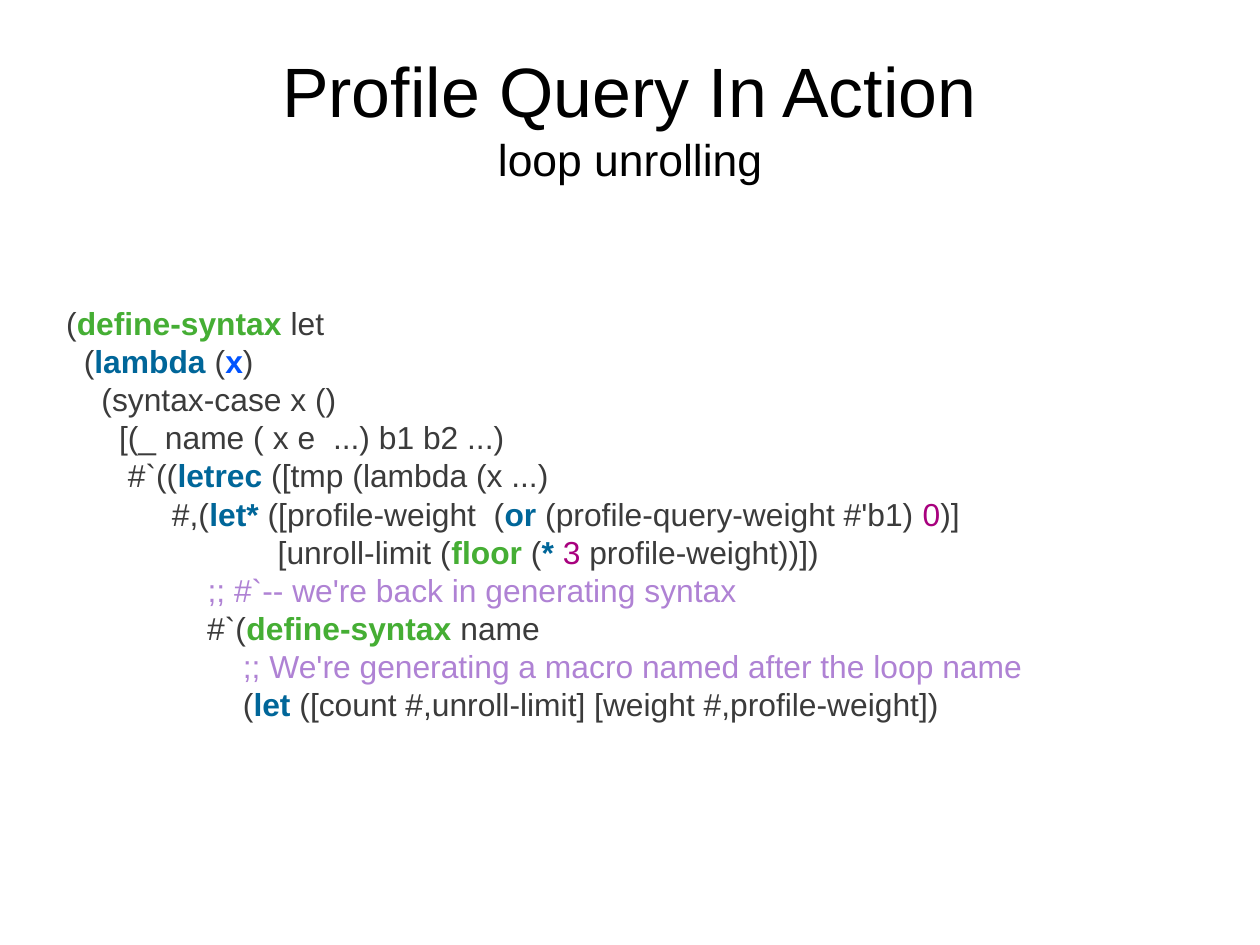
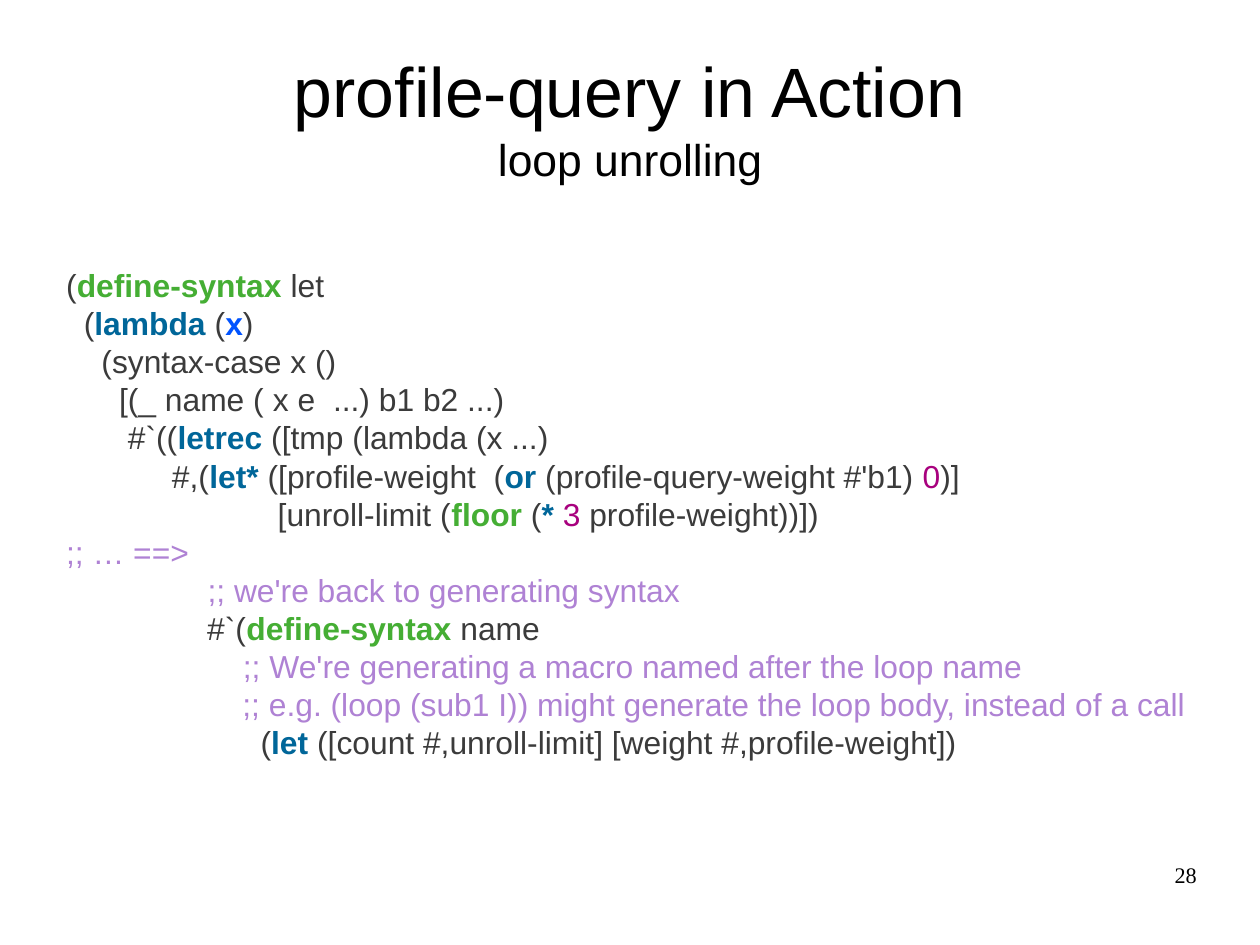
Before and after one commit to wilbowma/pgmp, a slide deck: slide 28 of profile-directed-meta-programming.odp (slide 30 before the commit). Drawn at 1260x945 pixels with LibreOffice and Linux fonts; fonts in the diff are those of the drawing. Boxes give left, top, right and bottom in pixels: in the first picture for what was removed or moved away, otherwise in the second. Text is boxed around its words. In the diff, an @@ line names an element or a change of style, - is before the commit and + after.

```diff
--- a/profile-directed-meta-programming.odp
+++ b/profile-directed-meta-programming.odp
@@ title at [294,66,965,185]: text changed @@
-Profile Query In Action
-loop unrolling
+profile-query in Action
+loop unrolling
@@ subtitle "(define-syntax let": place and size @@
-subtitle "(define-syntax let" at [66,312,1021,722]
+subtitle "(define-syntax let" at [66,274,1185,760]
@@ subtitle at [234,579,680,608]: text changed @@
-;; #`-- we're back in generating syntax
+;; … ==>
+;; we're back to generating syntax
@@ subtitle at [269,693,1185,722]: paragraph added @@
+;; e.g. (loop (sub1 I)) might generate the loop body, instead of a call
@@ page number added at [1175,868,1197,884], 14 pt, text #000000 @@
+28
```
Also in this commit, not shown: 26 other slides changed, 14 slides added, 3 slides removed, 1 other file.
